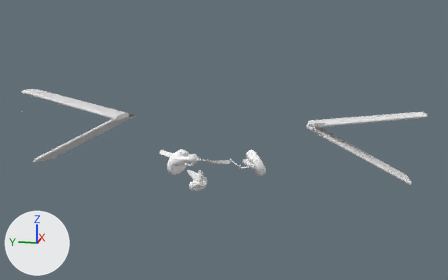
A saved change to the Blender file dev/blender/c172p-damage.blend.
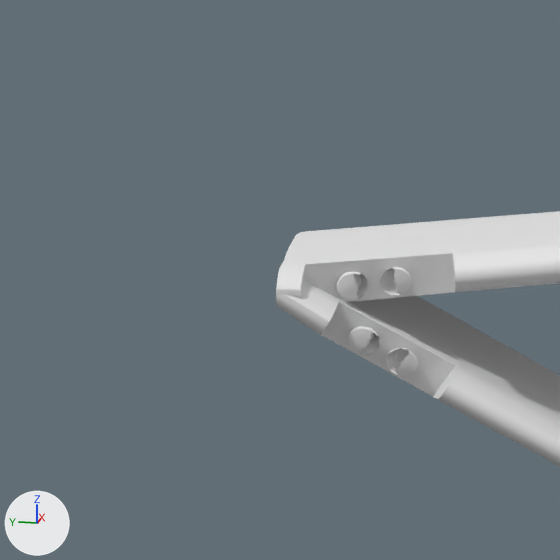
Each version appears first whole from a 50 mm camera at (-16.04, -3.61, 4.02) aimed at (-0.2, -0.44, 0.06), and next in a close-up on the part from 62% to 75% of the width and 35% to 55% of the height. The lights are fixed; the arrows at lower left show +X, +Y and +Z.

In view in the first close-up: 'lighttaxi_C', 'lighttaxi_D', 'wing_0_C', 'wing_0_D', 'wing_leading_edge_left_C', 'wing_leading_edge_left_D', 'wing_left_C', 'wing_left_D'.
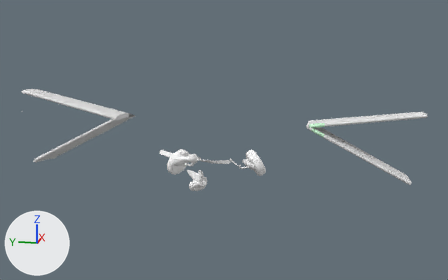
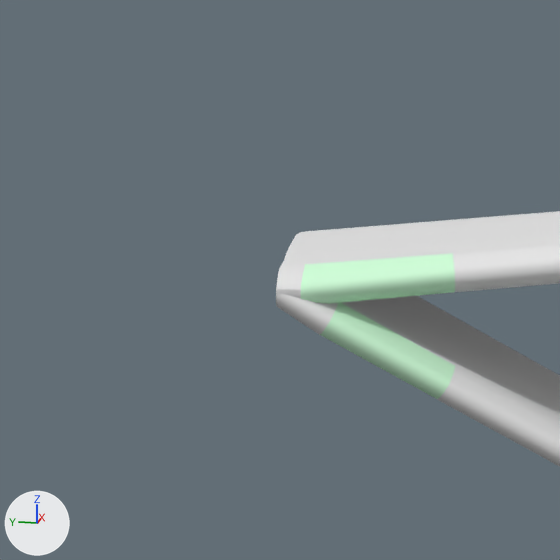
Commit message: Add landinglightcovers back into damage models

What changed in the scene script:
```text
Add me_plane_004:
    me_plane_004.from_pydata([(-0.058, -2.776, 0.468), (-0.035, -3.087, 0.303), (-0.109, -2.731, 0.387), (-0.156, -2.759, 0.435), (-0.138, -2.767, 0.45), (0.01, -3.029, 0.206), (-0.084, -3.044, 0.221), (-0.129, -3.073, 0.267), (-0.112, -3.081, 0.283), (-0.074, -3.086, 0.296), (-0.098, -2.773, 0.462), (-0.124, -3.059, 0.243), (-0.125, -3.077, 0.276), (-0.148, -2.764, 0.444), (-0.131, -3.066, 0.255), (-0.11, -3.051, 0.231), (-0.134, -2.737, 0.396), (-0.148, -2.745, 0.411), (-0.155, -2.752, 0.423), (-0.011, -2.719, 0.37)], [], [(18, 14, 7, 3), (19, 5, 6, 2), (13, 12, 8, 4), (10, 9, 1, 0), (4, 8, 9, 10), (3, 7, 12, 13), (16, 15, 11, 17), (2, 6, 15, 16), (17, 11, 14, 18)])
    me_plane_004.materials.append(mat_material_glass)  # green #d2ffdb
Change ob_landinglightcover_d:
    remove ob_landinglightcover_d.hide_viewport = True
Add ob_landinglightcover_c:
    ob_landinglightcover_c = bpy.data.objects.new('landinglightcover_C', me_plane_004)
    ob_landinglightcover_c.parent = ob_wing_collapse_group
    ob_landinglightcover_c.location = (0.0, 0.0, 0.0)
    ob_landinglightcover_c.show_transparent = True
```

Where the change shows, as pixel boxes (x1, y1, x2, y2) in the close-ups (560 x 560 px):
'landinglightcover_D', shown (green): after (301, 253, 455, 304)
'landinglightcover_C', added (green): after (320, 303, 455, 399)
'wing_0_D', unchanged, covered by the edit: before (301, 253, 455, 302)
'wing_0_C', unchanged, covered by the edit: before (320, 302, 455, 399)
